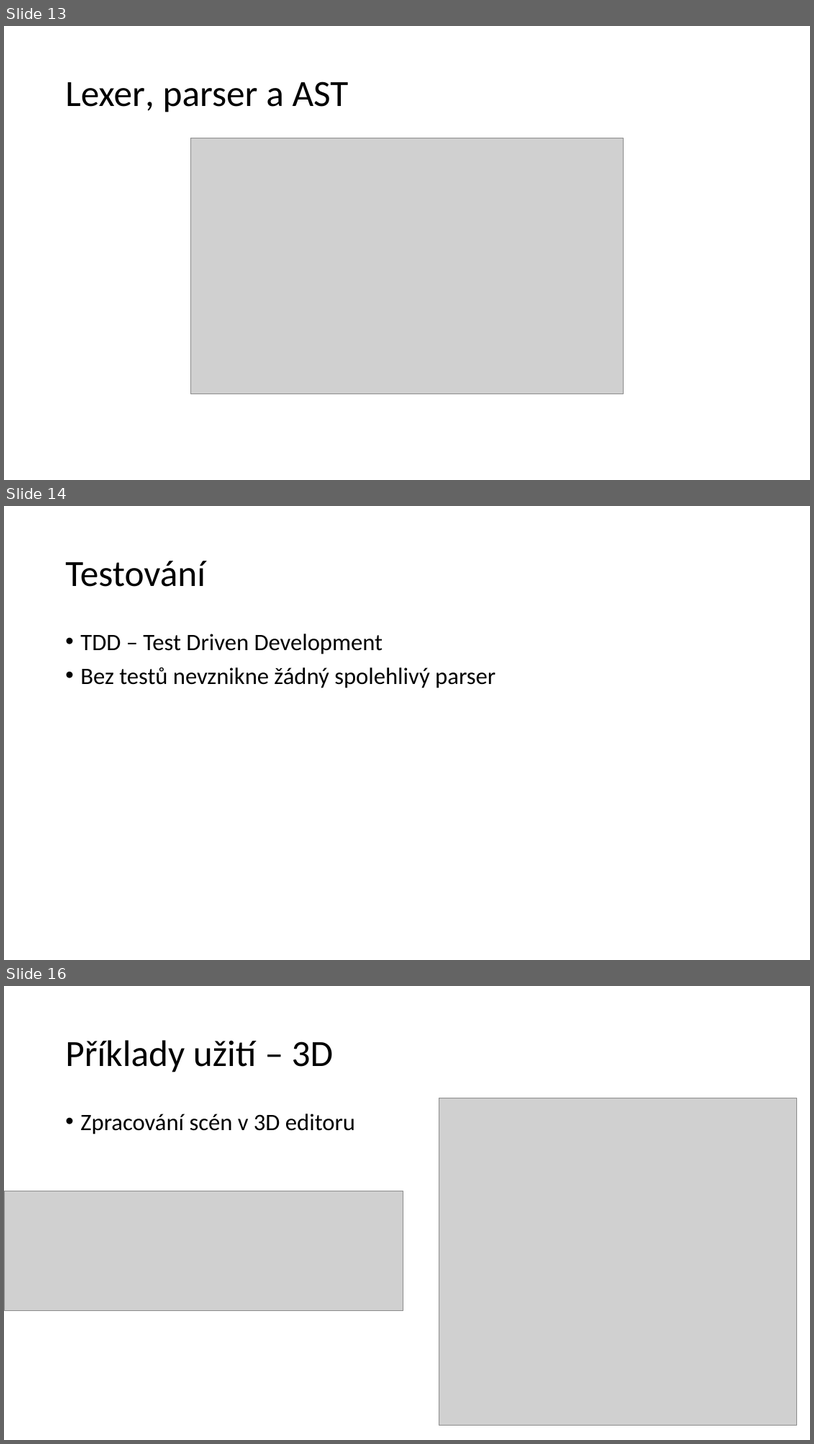
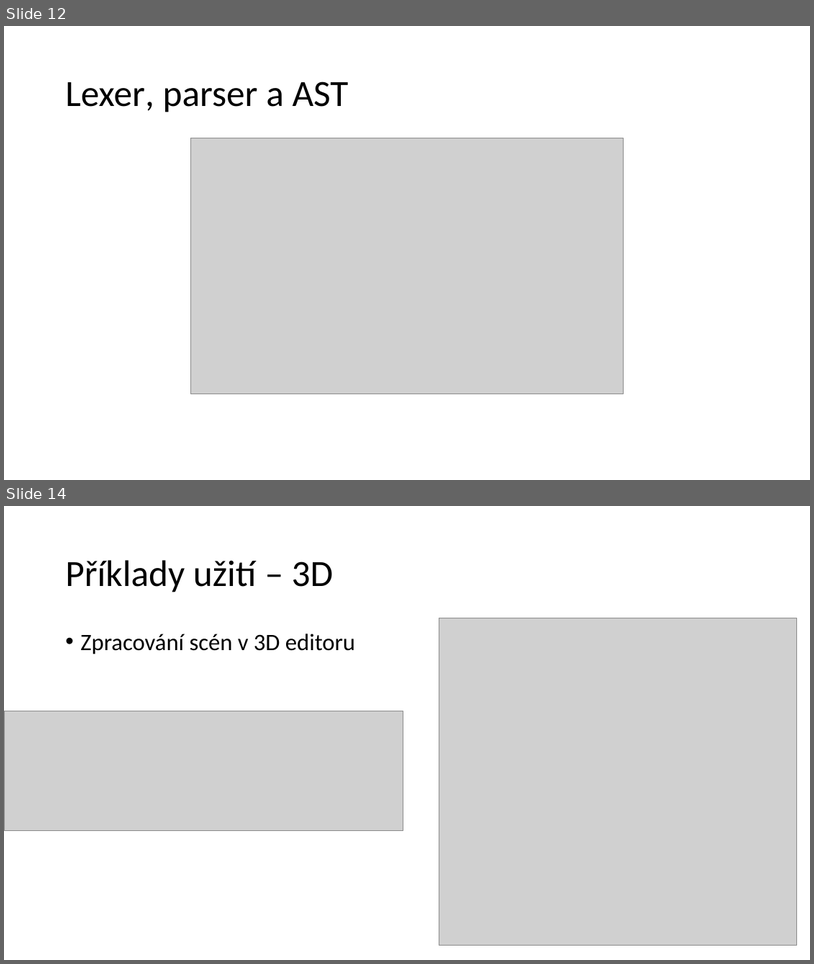
Before and after one commit to SturdyPose/Taskell-bachelor-thesis, a slide deck: TacitProgramming.pptx. Shown one above the other, each under a label of ours: slides 13, 14 and 16 before the commit, slides 12 and 14 after it; the slides between them are not shown. The pictures are 814x1444 and 814x964 pixels, drawn with LibreOffice and Linux fonts; fonts in the diff are those of the drawing; grey boxes stand for pictures. Boxes give left, top, right and bottom in pixels: in the first picture for what was removed or moved away, otherwise in the second. Text is boxed around its words. In the diff, an @@ line names an element or a change of style, - is before the commit and + after.

```diff
--- a/TacitProgramming.pptx
+++ b/TacitProgramming.pptx
@@ slide 14 removed at [4,506,810,960], background #FFFFFF @@
@@ title removed at [65,561,206,587] @@
-Testování
@@ text removed at [80,633,496,688] @@
-• TDD – Test Driven Development
-• Bez testů nevznikne žádný spolehlivý parser
@@ what was slide 13 is now slide 12 @@
@@ what was slide 16 is now slide 14 @@
```
Also in this commit, not shown: 8 slides changed, 2 slides added, 3 other slides removed.
